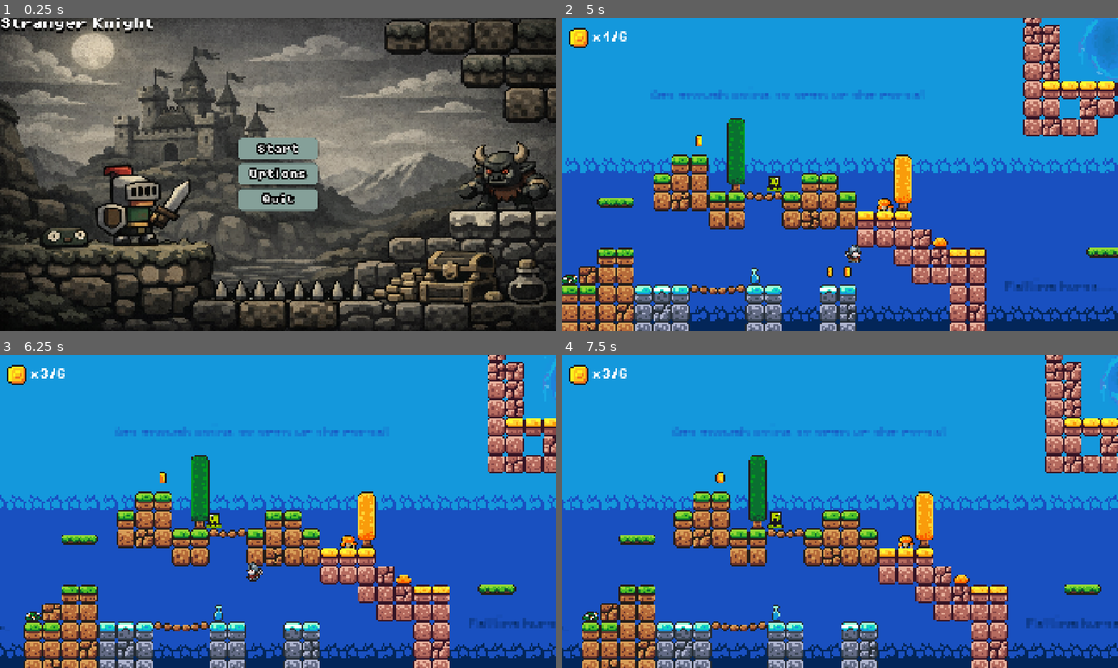
Above: before the commit, frames 1-4 (two rows, left to right).
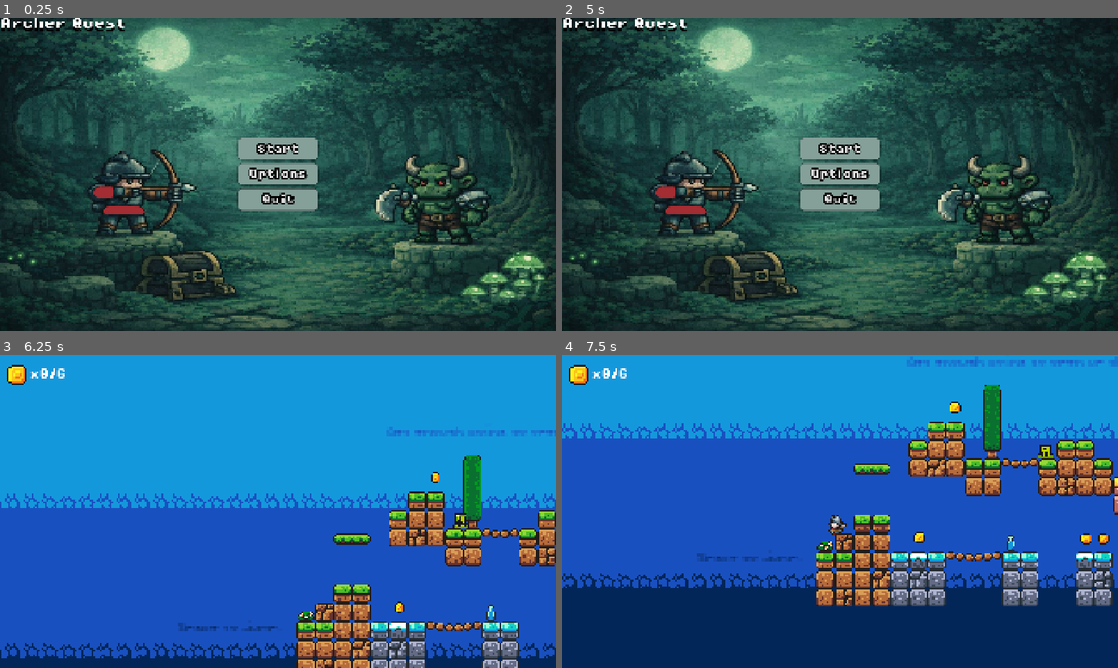
Above: after the commit, the same moments.

Repository: alex-tech-88/first-2d-game
Game: Godot game, scene res://scenes/main_menu.tscn
The game is run twice, just before and just after one commit, with the same random seed, the same clock (stepped at 60 frames per second) and the same inputs. Sound files missing from this copy of the repository are replaced by a short silence.
Inputs (mouse positions are in pixels of both pictures, inside the frame that each line leads up to):
- Up to frame 1 (0.25 s): no input
- Up to frame 2 (5 s): click "Start" at 0.5 s; move the mouse to (962, 158) at 1.27 s; press the mouse at (962, 158) at 1.28 s; hold Right (move_right) 1.28-2.78 s; tap Space (jump) at 1.52, 2.27, 3.77, 4.52 s; move the mouse to (728, 190) at 2.02 s; release the mouse at (728, 190) at 2.03 s; click (728, 190) at 2.1 s; move the mouse to (895, 105) at 2.77 s; press the mouse at (895, 105) at 2.78 s; hold Left (move_left) 2.78-3.53 s; move the mouse to (812, 237) at 3.52 s; release the mouse at (812, 237) at 3.53 s; hold Right (move_right) from 3.53 s (still down); click (812, 237) at 3.6 s; move the mouse to (1006, 221) at 4.27 s; press the mouse at (1006, 221) at 4.28 s; tap Escape (pause, bound only after the commit) at 4.9 s
- Up to frame 3 (6.25 s): release Right (move_right) at 5 s; release the mouse at (444, 558) at 5 s; click (278, 486) at 5 s, where only the run after the commit has a clickable "Start"; move the mouse to (111, 464) at 5.77 s; hold Left (move_left) from 5.78 s (still down); click (111, 464) at 5.85 s; tap Space (jump) at 6.02 s
- Up to frame 4 (7.5 s): move the mouse to (867, 511) at 6.52 s; release Left (move_left) at 6.53 s; press the mouse at (867, 511) at 6.53 s; hold Right (move_right) 6.53-7.28 s; move the mouse to (756, 433) at 7.27 s; release the mouse at (756, 433) at 7.28 s; hold Left (move_left) from 7.28 s (still down); click (756, 433) at 7.35 s

The runs differ from the first frame. In frame 1, 86% of the frame differs, in the area x 0-100%, y 0-100%; in frame 2, 99%; in frame 3, 32%; in frame 4, 60%.

Commit message:
1st version of the game

Diff:
--- a/project.godot
+++ b/project.godot
@@ -66,6 +66,11 @@
 , Object(InputEventKey,"resource_local_to_scene":false,"resource_name":"","device":-1,"window_id":0,"alt_pressed":false …(183 unchanged characters)…
 ]
 }
+pause={
+"deadzone": 0.2,
+"events": [Object(InputEventKey,"resource_local_to_scene":false,"resource_name":"","device":-1,"window_id":0,"alt_pressed":false,"shift_pressed":false,"ctrl_pressed":false,"meta_pressed":false,"pressed":false,"keycode":0,"physical_keycode":4194305,"key_label":0,"unicode":0,"location":0,"echo":false,"script":null)
+]
+}
 
 [rendering]
 
--- a/scenes/main_menu.tscn
+++ b/scenes/main_menu.tscn
@@ -112,7 +112,7 @@
 theme_override_constants/shadow_offset_y = 10
 theme_override_fonts/font = ExtResource("3_8ln24")
 theme_override_font_sizes/font_size = 38
-text = "Stranger Knight"
+text = "Archer Quest"
 
 [connection signal="pressed" from="VBoxContainer/Button" to="." method="_on_start_pressed"]
 [connection signal="pressed" from="VBoxContainer/Button2" to="." method="_on_options_pressed"]
--- a/scripts/credits.gd
+++ b/scripts/credits.gd
@@ -26,3 +26,8 @@
 		tween.tween_property(label, "modulate:a", 1.0, FADE_DURATION)
 		await tween.finished
 		await get_tree().create_timer(LABEL_DELAY).timeout
+
+func _input(event: InputEvent) -> void:
+	# Skip credits and return to main menu
+	if event.is_action_pressed("pause"):
+		get_tree().change_scene_to_file("res://scenes/main_menu.tscn")
--- a/scripts/player.gd
+++ b/scripts/player.gd
@@ -54,6 +54,9 @@
 func _input(event: InputEvent) -> void:
 	if event.is_action_pressed("shoot") and not is_dead:
 		_shoot()
+	# Return to main menu on Escape
+	if event.is_action_pressed("pause"):
+		get_tree().change_scene_to_file("res://scenes/main_menu.tscn")
 
 
 # --- Shooting ---
Binary file changed: assets/screenshots/main_menu.png
